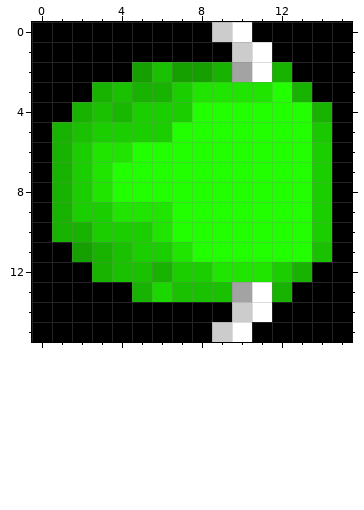
Two versions of one pixel-art sprite, PA9/assets/CEN_1BODY.png. The first picture shows the starting point.
The file is 16x16 pixels. Colours within 5 levels of each other are drawn and written as one.
Once edited:
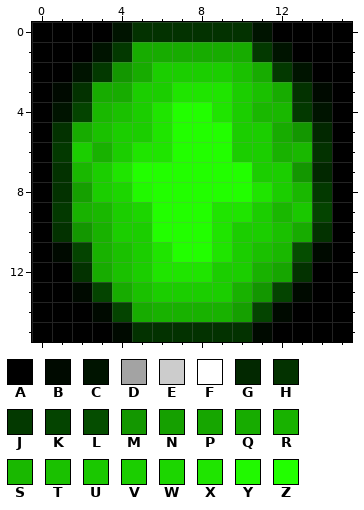
Palette (. is transparent): A #000000  B #000a00  C #001400  D #a3a3a3  E #cccccc  F #ffffff  G #022800  H #033200  J #033900  K #044400  L #054d00  M #139700  N #15a000  P #16a600  Q #17ac00  R #18b200  S #19b800  T #1ac100  U #1ac800  V #1bce00  W #1cd600  X #1fe500  Y #21f900  Z #22ff00
Author's note on the commit: Get CentipedeBody working
Edits made:
y 0: x 4..11 AAAAAEFA -> CHHHHHHC
y 1: x 3..12 AAAAAAAEFA -> CJQQQQQQJC
y 2: x 2..13 AAANTNNRDFRA -> CJMQVVVVTQJC
y 3: x 1..7 AARTRRV -> BHQQVVX; x 10..14 XXZRA -> VTQHB
y 4: x 1..4 ARTS -> CKST; x 6..7 VV -> XZ; x 9..14 ZZZZZR -> XVSSJC
y 5: x 1..3 RTV -> HQT; x 6 V -> X; x 10..14 ZZZZU -> VVQMG
y 6: x 1 R -> J; x 3..6 XXZZ -> RVXX; x 10..14 ZZZZV -> VVRSH
y 7: x 1..4 RVXZ -> HSVX; x 11..14 ZZZV -> VVMG
y 8: x 1..5 RVXZZ -> HNVWY; x 11..14 ZZZV -> XVSJ
y 9: x 1..6 RVVXXX -> JRSVWZ; x 9..14 ZZZZZV -> XXVSUK
y 10: x 1..3 RRV -> HMR; x 6 X -> Z; x 9..14 ZZZZZV -> XVVTQH
y 11: x 1..2 AN -> BK; x 6..7 VX -> XZ; x 9..14 ZZZZZT -> XVTSLB
y 12: x 2..3 AR -> HQ; x 5..13 TRVVXXXVR -> VXXXVVRPH
y 13: x 2..13 AAARWTTTDFRA -> BKQTVVVVRMKB
y 14: x 3..12 AAAAAAAEFA -> BKQRRRRNKB
y 15: x 4..11 AAAAAEFA -> BHHHHHHB
